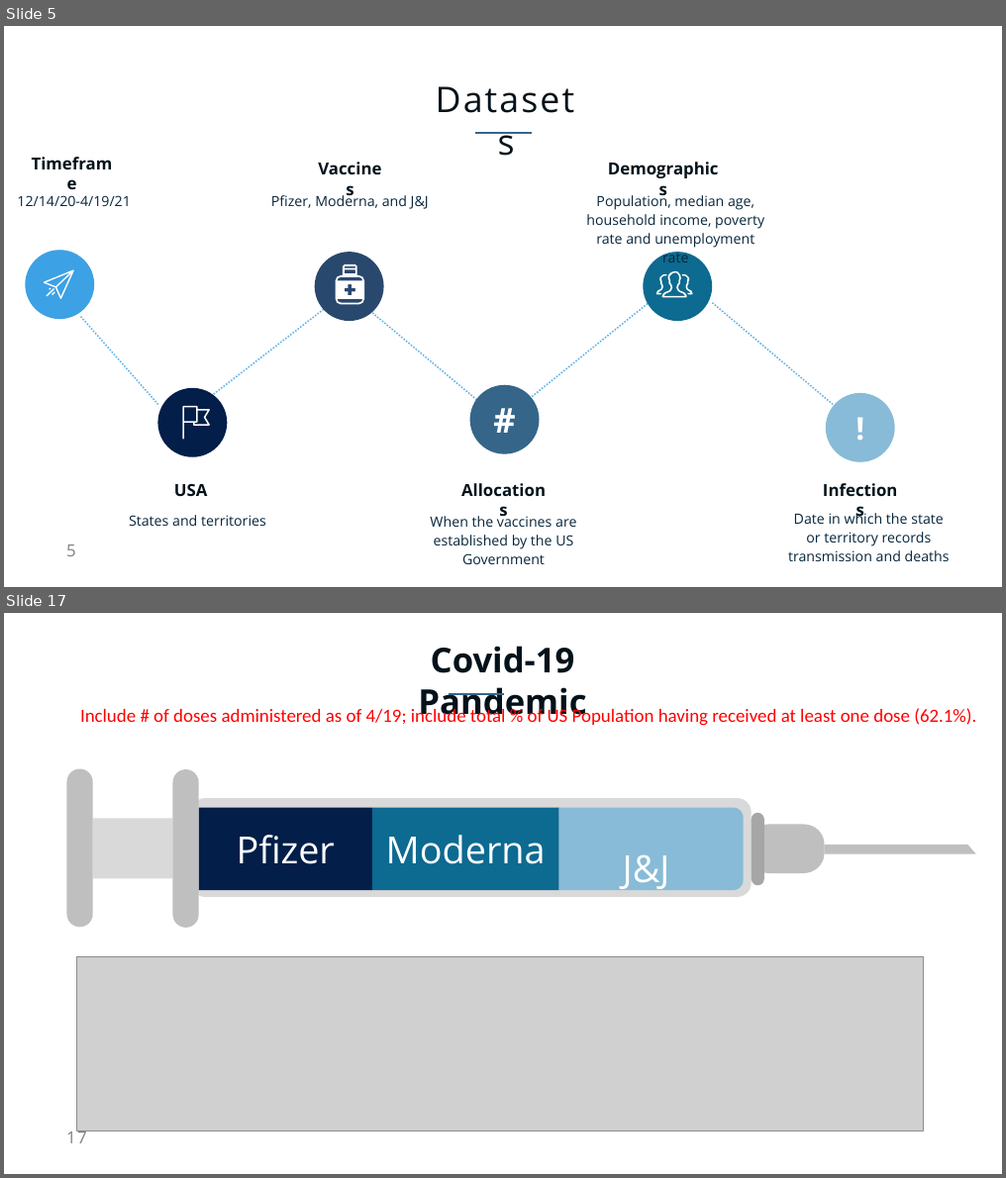
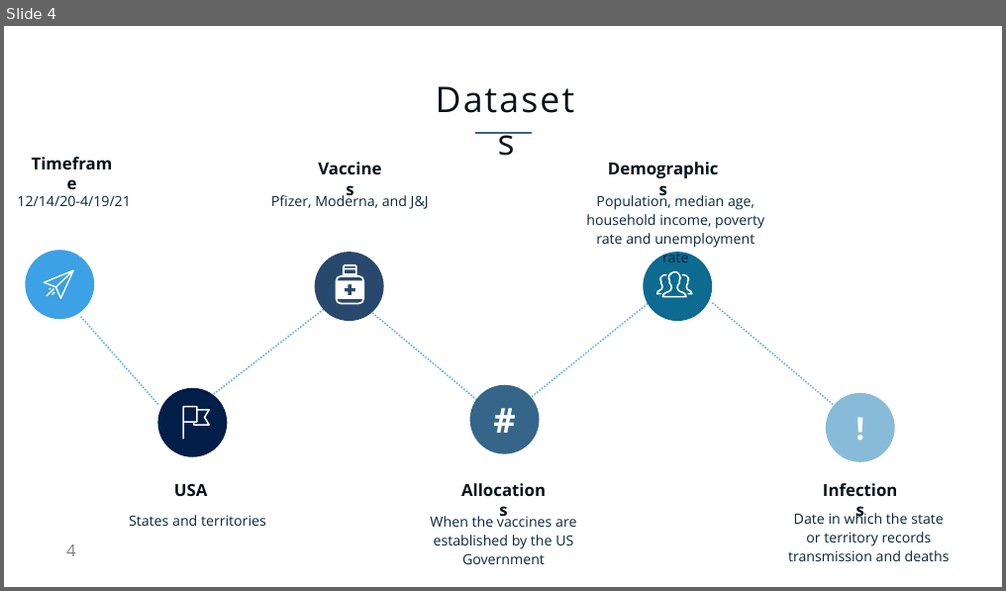
Before and after one commit to NicoleLund/covid_vaccine_availability, a slide deck: presentation/Project_one.pptx. Shown one above the other, each under a label of ours: slides 5 and 17 before the commit, slide 4 after it; the slides between them are not shown. The pictures are 1006x1178 and 1006x591 pixels, drawn with LibreOffice and Linux fonts; fonts in the diff are those of the drawing; grey boxes stand for pictures. Boxes give left, top, right and bottom in pixels: in the first picture for what was removed or moved away, otherwise in the second. Text is boxed around its words. In the diff, an @@ line names an element or a change of style, - is before the commit and + after.

```diff
--- a/presentation/Project_one.pptx
+++ b/presentation/Project_one.pptx
@@ slide 17 removed at bbox=[4, 613, 1002, 1174], background #FFFFFF; not listed: 1 template element that a slide beside it also shows @@
@@ text removed at bbox=[418, 646, 586, 722] @@
-Covid-19 Pandemic
@@ line removed from (448, 694) to (504, 694) @@
@@ text removed at bbox=[80, 706, 976, 726] @@
-Include # of doses administered as of 4/19; include total % of US Population having received at least one dose (62.1%).
@@ rounded rectangle removed at bbox=[67, 769, 93, 928] @@
@@ rounded rectangle removed at bbox=[173, 769, 199, 928] @@
@@ rectangle removed at bbox=[93, 819, 172, 879] @@
@@ rounded rectangle removed at bbox=[191, 798, 751, 897] @@
@@ rectangle removed at bbox=[199, 808, 372, 890] @@
-Pfizer
@@ rectangle removed at bbox=[372, 808, 559, 890] @@
-Moderna
@@ round same rect removed at bbox=[559, 808, 744, 890] @@
-J&J
@@ rounded rectangle removed at bbox=[751, 813, 764, 886] @@
@@ freeform shape removed at bbox=[761, 825, 824, 873] @@
@@ freeform shape removed at bbox=[824, 845, 976, 855] @@
@@ freeform shape removed at bbox=[976, 855, 976, 855] @@
@@ picture removed at bbox=[76, 957, 923, 1132] @@
@@ what was slide 5 is now slide 4 @@
@@ page number at bbox=[66, 545, 76, 557]: text changed @@
-5
+4
```
Also in this commit, not shown: 12 slides changed, 1 slide added, 2 other slides removed.
